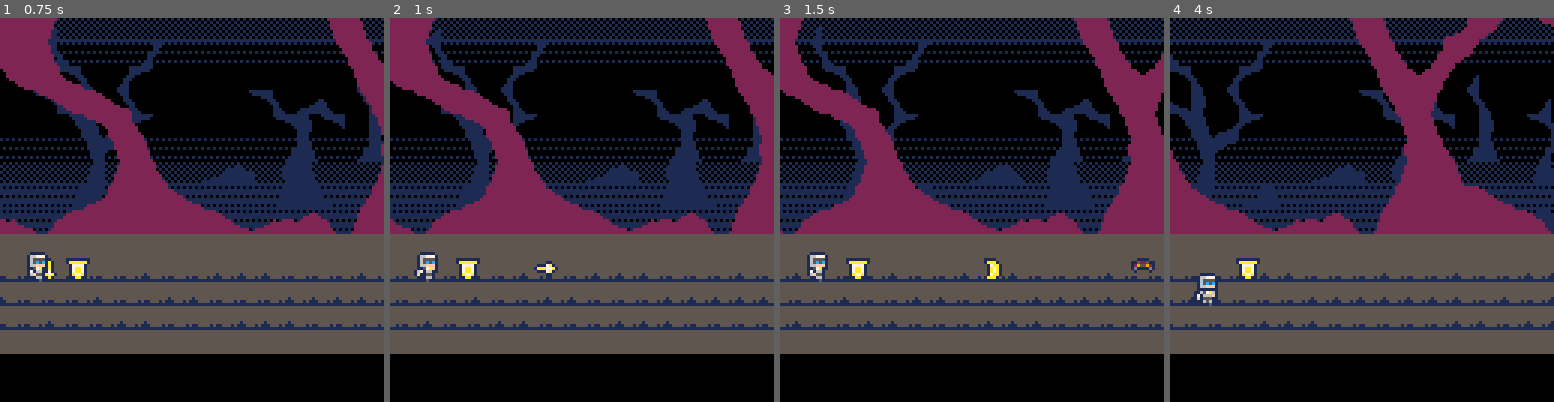
Above: before the commit, frames 1-4 (left to right).
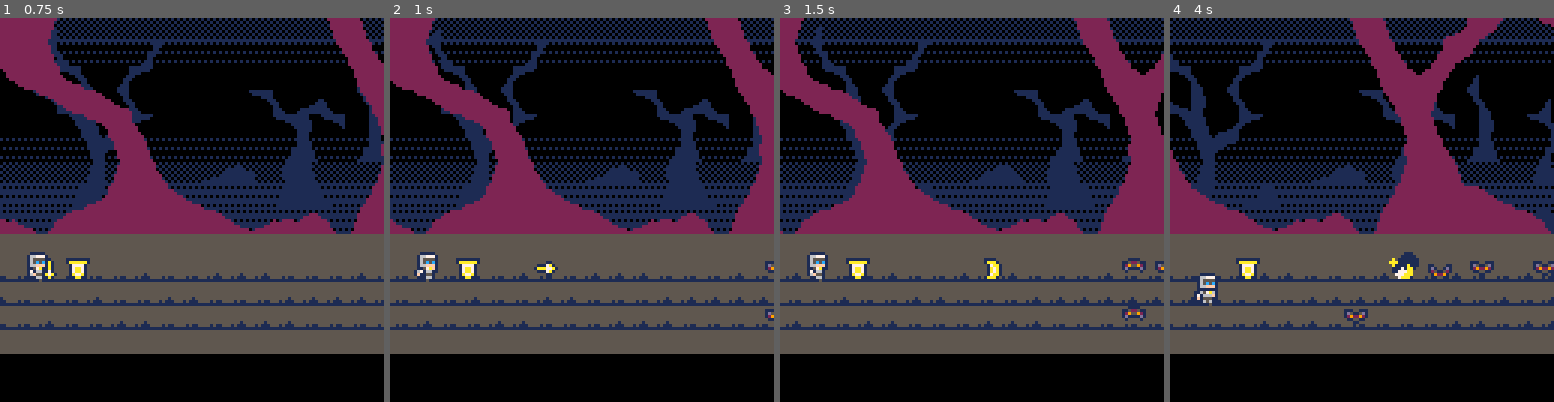
Above: after the commit, the same moments.

Repository: JordanHoffman/fire-in-the-night
Game: PICO-8 cartridge fire-in-the-night.p8
The game is run twice, just before and just after one commit, with the same random seed, the same clock (stepped at 60 frames per second) and the same inputs.
Inputs:
- Up to frame 1 (0.75 s): tap X (X key) at 0.33 s; tap O (Z key) at 0.7 s
- Up to frame 2 (1 s): no input
- Up to frame 3 (1.5 s): tap X (X key) at 1.07 s
- Up to frame 4 (4 s): tap O (Z key) every 0.4 s from 1.7 to 3.7 s; tap X (X key) at 1.85, 2.97 s; hold Up 2.15-2.42 s; hold Down 3.63-3.97 s

Frame 1 is identical in both runs. In frame 2, 0.1% of the frame differs, in the area x 97-100%, y 63-79%; in frame 3, 0.4%; in frame 4, 1.0%, in the area x 45-100%, y 60-80%.

Commit message:
hit counter

Diff:
--- a/actions/enemy-axn.lua
+++ b/actions/enemy-axn.lua
@@ -33,3 +33,68 @@
 		end
 	},"melee")
 end
+
+function efx_bad_explode(spr)
+
+	local parts=dclr[[
+	local={
+	{
+	big_offset=1,
+	c=1,
+	life=15,
+	r=4,
+	dr=-0.1
+	},
+
+	{
+	c=10,
+	life=10,
+	r=4,
+	dr=-0.2
+	},
+
+	{
+	c=1,
+	life=15,
+	r=3,
+	dr=-0.1
+	},
+
+	{
+	c=7,
+	life=10,
+	r=3,
+	dr=-0.2
+	},
+
+	{
+	big_offset=1,
+	c=1,
+	life=15,
+	r=1,
+	},
+
+	{
+	big_offset=1,
+	c=7,
+	life=10,
+	r=1,
+	},
+
+	{
+	big_offset=1,
+	c=10,
+	life=10,
+	r=1,
+	}
+
+	}
+	]]
+	foreach(parts,function(p)
+		p.y=p.big_offset and get_rowy(spr,spr.row)+1+flr(rnd(6)) or get_rowy(spr,spr.row)+2+flr(rnd(3))
+		p.x=p.big_offset and spr.x+1+flr(rnd(6)) or spr.x+2+flr(rnd(3))
+		p.dx=-0.25+rnd(0.5)
+		p.dy=-0.25+rnd(0.5)
+		add(prtcls,prep_prtcl(p))
+	end)
+end
--- a/actions/player-axn.lua
+++ b/actions/player-axn.lua
@@ -22,7 +22,7 @@
 --axn included here b/c this can be called midaction and needs to transition name
 function c_atk_wait(atk)
 	atk.axn="wait"
-	c_wait(45)
+	c_wait(atk.dur)
 end
 
 function axn_slash(atk)
@@ -47,15 +47,14 @@
 
 function efx_good_hit(spr)
 	for i=1,10 do
-		add(prtcls,{
+		add(prtcls,prep_prtcl({
 			x=spr.x+4,
 			y=spr.y+4,
 			c=10,
 			life=5,
-			r=0,
 			dx=rnd(2),
 			dy=rnd(4) - 2
-		})
+		}))
 	end
 end
 
@@ -64,24 +63,23 @@
 	mk_axn(b,function()
 		sfx(1)
 		c_move(b,"x",b.x+g.push,nil,10)
-		c_dizzy(b)
+		if(g.stun) c_dizzy(b,g.stun)
 	end,"knockback")
 end
 
-function c_dizzy(spr)
+function c_dizzy(spr,time)
 	spr.axn = "dizzy"
 	for i=1,5 do
 		local type = flr(rnd(2)) == 1 and "circ" or "circfill"
-		add(prtcls,{
+		add(prtcls,prep_prtcl({
 			type=type,
 			x=spr.x+2+flr(rnd(5)),
 			y=spr.y-flr(rnd(3)),
 			c=10,
 			life=8,
-			dx=0,
 			r=1,
-			dy=-0.25-rnd(0.25),
-		})
-		c_wait(10)
+			dy=-0.25-rnd(0.25)
+		}))
+		c_wait(time/5)
 	end
 end
--- a/collisions.lua
+++ b/collisions.lua
@@ -1,3 +1,18 @@
+function collided(g,b)
+	if g.inert or b.inert or g.row != b.row or g.id == b.id or not cld_types[g.type][b.type] then
+		return false
+	end
+	local tmr_cnt=g.hit_list[b.id] or 0
+	if (tmr_cnt > 0) return false
+
+	local g_left,g_right=min(g.prev_x,g.x),max(g.prev_x,g.x)
+	local b_left,b_right=min(b.prev_x,b.x),max(b.prev_x,b.x)
+
+	local hit = b_left+2 <= g_right+5 and b_right+5 >= g_left+2
+	if (hit) g.hit_list[b.id]=hit_timer
+	return hit
+end
+
 function good_hit(a,b)
 	local waiter,atker = a,b
 	if (b.axn == "wait") waiter=b atker=a
@@ -16,15 +31,21 @@
 
 function bad_hit(g,b)
 	efx_good_hit(g)
-	despawn(g)
+	b.life-=g.atk
+	g.life-=b.atk
+	if (g.push) axn_push(g,b)
 
-	b.life-=g.atk
-	if (g.push) axn_push(g,b)
 	if b.life<=0 then
 		despawn(b)
 		sfx(4)
+		efx_bad_explode(b)
 	else
 		if (g.atk > 0) efx_dmg(b)
 		sfx(2)
 	end
+	if g.life<=0 then
+		despawn(g)
+	else
+		if (b.atk > 0) efx_dmg(g)
+	end
 end
--- a/creation.lua
+++ b/creation.lua
@@ -8,16 +8,19 @@
 	end
 end
 
---creates & returns the actual sprite
+--preps & returns the actual sprite
 function spawn(spr_name)
 	local spr=cpy_t(g_sprts[spr_name])
 	spr.inert = true
 	spr.id=uid()
 	spr.height = spr.height or 1
 	spr.life=spr.life or 1
+	spr.atk=spr.atk or 1
 	spr.efx={}
 	spr.anim=nil
 	spr.axn_ids={}
+	--key/value: spr id & countdown till it can hit it again (prevent rapid multi-hits each frame). Only needed for good.
+	spr.hit_list={}
 	add(to_add,spr)
 	return spr
 end
@@ -37,3 +40,13 @@
 		del(bad,spr)
 	end
 end
+
+function prep_prtcl(prtcl)
+	prtcl.type=prtcl.type or "circfill"
+	prtcl.clr_range=prtcl.clr_range or {}
+	prtcl.r=prtcl.r or 0
+	prtcl.dx=prtcl.dx or 0
+	prtcl.dy=prtcl.dy or 0
+	prtcl.dr=prtcl.dr or 0
+	return prtcl
+end
--- a/levels.lua
+++ b/levels.lua
@@ -14,20 +14,11 @@
 frm: timer for frames
 ]]
 
--- dclr[[
--- lvl_1={
--- total=20,
--- types={bat},
--- amt_odds={60,30,10},
--- freq={15,60}
--- }
--- ]]
-
 dclr[[
 lvl_1={
-total=1,
+total=20,
 types={bat},
-amt_odds={100,0,0},
+amt_odds={60,30,10},
 freq={15,60}
 }
 ]]
@@ -44,7 +35,7 @@
 	if choice <= one then
 		--spawn 1
 		local row = flr(rnd(3)) + 1
-		mk_bat(row)
+		mk_bat(1)
 		lvl.total-=1
 	elseif choice <= one + two then
 		--spawn 2
--- a/main.lua
+++ b/main.lua
@@ -19,9 +19,10 @@
 	to_del={},
 	to_add={},
 	routines={},
-	bad_strt=138,
+	bad_strt=130,
 	melee_x=22,
-	prtcls={}
+	prtcls={},
+	hit_timer=10
 	]]
 
 	p1=spawn"p1"
@@ -76,35 +77,32 @@
 		end
 	end
 
-	function collided(a,b)
-		if a.inert or b.inert or a.row != b.row or a.id == b.id or not cld_types[a.type][b.type] then
-			return false
-		end
-		local a_left,a_right=min(a.prev_x,a.x),max(a.prev_x,a.x)
-		local b_left,b_right=min(b.prev_x,b.x),max(b.prev_x,b.x)
-		return b_left+2 <= a_right+5 and b_right+5 >= a_left+2
-	end
-
 	--collision (inert checks repeated since a could become inert from a previous collision)
 	for i=1,#good do
-		local a=good[i]
-		if (a.inert) goto cont
+		local g=good[i]
+		if (g.inert) goto cont
 		for j=i+1,#good do
-			local b=good[j]
-			if collided(a,b) then
-				good_hit(a,b)
+			local g2=good[j]
+			if collided(g,g2) then
+				good_hit(g,g2)
 			end
 		end
 		for k=1,#bad do
-			local c=bad[k]
-			if collided(a,c) then
-				bad_hit(a,c)
+			local b=bad[k]
+			if collided(g,b) then
+				bad_hit(g,b)
 			end
 		end
 		::cont::
 	end
 
 	--ai & all other updates
+	foreach(good,function(g)
+		for k, v in pairs(g.hit_list) do
+			if (v<=0) v=hit_timer
+			v-=1
+		end
+	end)
 	foreach(bad,function(b)
 		if (b.ai) then
 			_ENV[b.ai](b)
@@ -116,6 +114,7 @@
 		p.life-=1
 		p.x+=p.dx
 		p.y+=p.dy
+		p.r+=p.dr
 		if (p.life<=0) del(prtcls,p)
 	end)
 
@@ -139,6 +138,11 @@
 	map_draw()
 
 	foreach(good,function(a)
+		if (a.dmgflash) then
+			for i=2,15 do
+				pal(i,1)
+			end
+		end
 		draw_spr(a)
 	end)
 	foreach(bad,function(a)
--- a/sprites/spr-data.lua
+++ b/sprites/spr-data.lua
@@ -28,23 +28,26 @@
 	name=p_sword,
 	cat=good,
 	atk=2,
-	spr=3
+	spr=3,
+	dur=45
 },
 
 p_shield={
 	type=p_atk,
 	name=p_shield,
 	cat=good,
+	life=3,
 	atk=0,
 	push=60,
-	spr=19
+	stun=60,
+	spr=19,
+	dur=90
 },
 
 p_slash={
 	type=p_atk,
 	name=p_slash,
 	cat=good,
-	atk=1,
 	spr=4,
 },
 
@@ -53,7 +56,9 @@
 	name=p_bash,
 	cat=good,
 	atk=0,
-	push=10,
+	life=1,
+	push=30,
+	stun=30,
 	spr=20
 },
 
@@ -63,7 +68,6 @@
 	spr=5,
 	life=2,
 	spd=0.75,
-	spd=1,
 	anims={
 		go=bat_go
 	},
